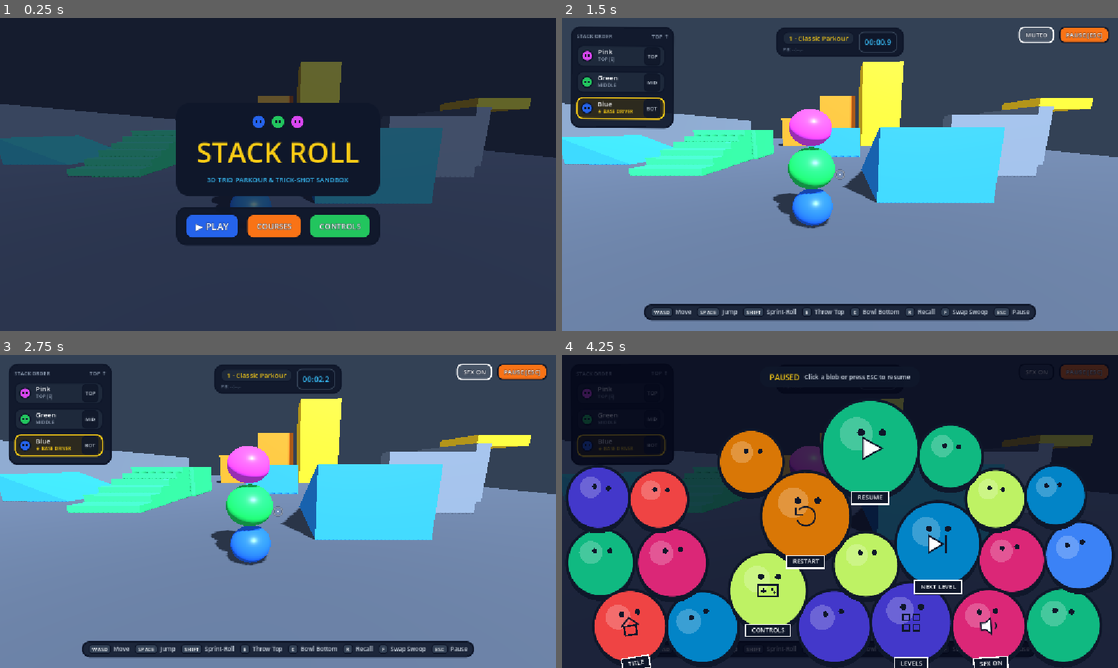
Above: before the commit, frames 1-4 (two rows, left to right).
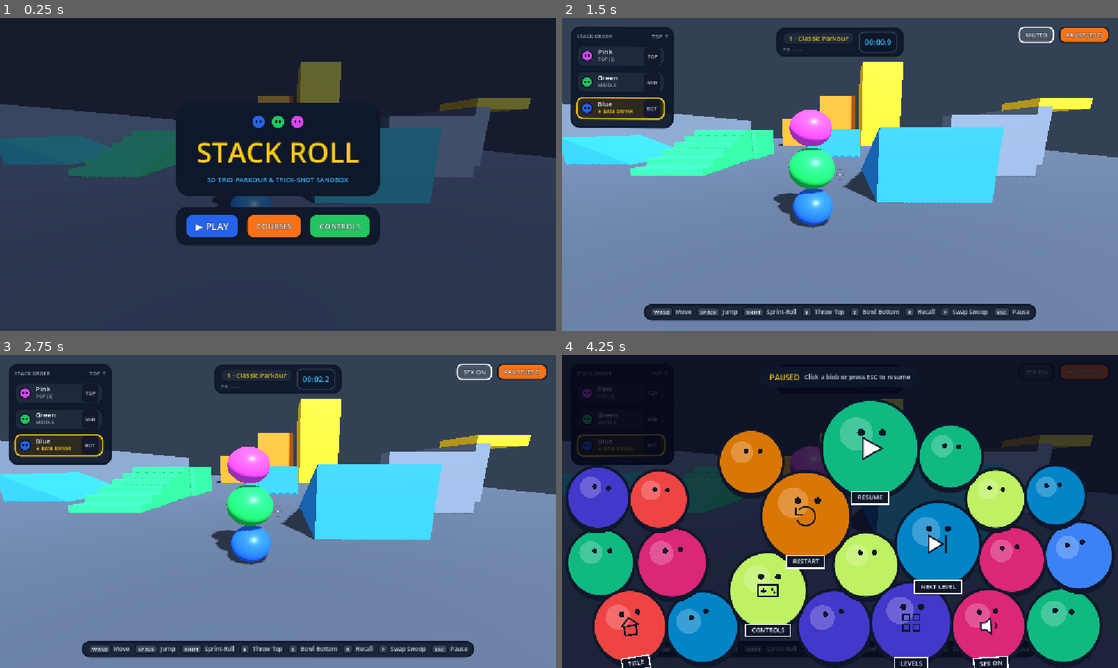
Above: after the commit, the same moments.

Repository: freeeked/godotgame
Game: Godot game, scene res://main.tscn
Same seed, same stepped clock (60 frames per second), same inputs: the game is played once before the commit and once after it.
Inputs (mouse positions are in pixels of both pictures, inside the frame that each line leads up to):
- Up to frame 1 (0.25 s): no input
- Up to frame 2 (1.5 s): click "▶ PLAY" at 0.5 s; click "SFX ON" at 1.25 s
- Up to frame 3 (2.75 s): click "MUTED" at 2 s
- Up to frame 4 (4.25 s): click "PAUSE [ESC]" at 2.75 s; move the mouse to (962, 495) at 3.52 s; hold D (move_right) from 3.53 s (still down); hold Q (center_camera) from 3.53 s (still down); click (962, 495) at 3.67 s; tap Shift (sprint_roll) at 3.8 s

The runs differ from the first frame. In frame 1, 0.2% of the frame differs, in the area x 0-100%, y 14-61%; in frame 2, 0.6%, in the area x 0-100%, y 13-68%; in frame 3, 0.6%; in frame 4, less than 0.1%.

Commit message:
ceiling collision and cinematic cam

Diff:
--- a/scripts/player_stack.gd
+++ b/scripts/player_stack.gd
@@ -122,6 +122,9 @@
 var camera_shake_offset: Vector3 = Vector3.ZERO
 var _camera_shake_vel: Vector3 = Vector3.ZERO
 
+var _stack_hull_shape: CapsuleShape3D = null
+var _stack_hull_node: CollisionShape3D = null
+
 func _ready() -> void:
 	_build_blobs()
 	respawn(Vector3.ZERO)
@@ -229,6 +232,69 @@
 	_active_nodes = _all_nodes.duplicate()
 	_sync_collider_states()
 
+func _get_standing_stack_height() -> float:
+	if _active_nodes.is_empty():
+		return 1.0
+	var bottom := _active_nodes[0]
+	var total_h := bottom.radius * 2.0
+	for i in range(1, _active_nodes.size()):
+		total_h += (_active_nodes[i - 1].radius + _active_nodes[i].radius) * 0.90
+	return total_h
+
+func _can_stand_up() -> bool:
+	if _active_nodes.size() <= 1:
+		return true
+	var bottom := _active_nodes[0]
+	var standing_h := _get_standing_stack_height()
+	var col_r := bottom.radius * 0.82
+	if standing_h <= col_r * 2.05:
+		return true
+
+	var feet_y := bottom.body.global_position.y - bottom.radius * 0.85
+	var check_top_y := feet_y + standing_h - col_r
+	var start_pos := Vector3(bottom.body.global_position.x, feet_y + col_r + 0.05, bottom.body.global_position.z)
+	var motion_y := maxf(0.0, check_top_y - start_pos.y)
+	if motion_y <= 0.01:
+		return true
+
+	var sphere := SphereShape3D.new()
+	sphere.radius = col_r * 0.92
+	var query := PhysicsShapeQueryParameters3D.new()
+	query.shape = sphere
+	query.transform = Transform3D(Basis.IDENTITY, start_pos)
+	query.motion = Vector3(0.0, motion_y, 0.0)
+	query.exclude = _get_all_blob_rids()
+	query.collide_with_areas = false
+	query.collide_with_bodies = true
+
+	var fractions := get_world_3d().direct_space_state.cast_motion(query)
+	return fractions.size() < 2 or fractions[1] >= 0.98
+
+func _update_stack_hull_collider() -> void:
+	if _active_nodes.is_empty():
+		return
+	var bottom := _active_nodes[0]
+	if _stack_hull_node == null:
+		_stack_hull_shape = CapsuleShape3D.new()
+		_stack_hull_node = CollisionShape3D.new()
+		_stack_hull_node.name = "StackHeightHull"
+		_stack_hull_node.shape = _stack_hull_shape
+
+	if _stack_hull_node.get_parent() != bottom.body:
+		if _stack_hull_node.get_parent() != null:
+			_stack_hull_node.get_parent().remove_child(_stack_hull_node)
+		bottom.body.add_child(_stack_hull_node)
+
+	var base_r := bottom.radius * 0.85
+	var standing_h := _get_standing_stack_height()
+	var current_h := lerpf(standing_h, base_r * 2.0, _roll_blend)
+
+	_stack_hull_shape.radius = base_r
+	_stack_hull_shape.height = maxf(base_r * 2.0, current_h)
+	# Keep the bottom of the capsule aligned with the driver's feet so ramps/stairs feel identical
+	_stack_hull_node.position = Vector3(0.0, (_stack_hull_shape.height * 0.5) - base_r, 0.0)
+	_stack_hull_node.disabled = (_stack_swoop_target != null)
+
 func _sync_collider_states() -> void:
 	for idx in range(_active_nodes.size()):
 		var b := _active_nodes[idx]
@@ -239,6 +305,7 @@
 		var dead := _dead_nodes.has(b)
 		b.body.visible = not dead
 		b.col_shape.disabled = dead or b.is_recalling
+	_update_stack_hull_collider()
 
 func is_blob_dead(blob: StackBlob) -> bool:
 	return _dead_nodes.has(blob)
@@ -1591,8 +1658,10 @@
 		if input_dir.length_squared() > 0.0001:
 			input_dir = input_dir.normalized()
 
-	var wants_sprint_roll := _read_sprint_held()
+	var sprint_held := _read_sprint_held()
 	var has_move_input := input_dir.length_squared() > 0.0
+	var forced_crouch := (not sprint_held) and _roll_blend > 0.35 and not _can_stand_up()
+	var wants_sprint_roll := sprint_held or forced_crouch
 
 	if wants_sprint_roll and not _is_sprint_rolling:
 		_is_sprint_rolling = true
@@ -1656,6 +1725,7 @@
 		target_blend = 1.0 if _is_sprint_rolling else 0.0
 
 	_roll_blend = lerpf(_roll_blend, target_blend, 1.0 - exp(-blend_rate * delta))
+	_update_stack_hull_collider()
 
 	if _is_grounded and _leader_vel.y <= 0.0:
 		_launch_momentum_timer = 0.0
@@ -1784,7 +1854,6 @@
 		_update_sprint_roll_followers(delta, speed_stretch, roll_roundness)
 	else:
 		_update_vertical_stack_followers(delta)
-
 func _update_vertical_stack_followers(delta: float) -> void:
 	var line_heading := _active_nodes[0].pivot.rotation.y
 	for i in range(1, _active_nodes.size()):
--- a/scripts/test_main.gd
+++ b/scripts/test_main.gd
@@ -2,36 +2,71 @@
 
 @onready var player_stack: PlayerStack = get_node_or_null("PlayerStack") as PlayerStack
 
-@export_group("Camera Framing & Zoom")
+enum CameraFeelMode {
+	SNAPPY = 0,
+	CINEMATIC_FLUID = 1,
+}
+
+@export_group("Camera Mode & Controls")
+@export var camera_mode: CameraFeelMode = CameraFeelMode.SNAPPY
 @export var orbit_sensitivity: float = 0.0036
 @export var key_orbit_speed: float = 2.2
-@export var follow_distance: float = 7.2
 @export var min_zoom_distance: float = 4.2
 @export var max_zoom_distance: float = 15.0
 @export var zoom_step: float = 0.95
-@export var zoom_smooth_speed: float = 14.0
-@export var shoulder_offset_x: float = 1.05
-@export var pivot_height: float = 1.45
-@export var look_ahead_height: float = 1.85
-@export var look_ahead_forward: float = 2.0
-@export var base_fov: float = 72.0
-@export var boost_fov: float = 80.0
-@export var camera_smooth_speed: float = 18.0
-@export var camera_collision_margin: float = 0.35
+@export var camera_collision_margin: float = 0.45
+
+@export_group("Snappy Camera Tuning")
+@export var snappy_follow_distance: float = 7.2
+@export var snappy_shoulder_offset_x: float = 1.05
+@export var snappy_pivot_height: float = 1.45
+@export var snappy_look_ahead_height: float = 1.85
+@export var snappy_look_ahead_forward: float = 2.0
+@export var snappy_horiz_smooth: float = 22.0
+@export var snappy_vert_smooth: float = 15.0
+@export var snappy_orbit_smooth: float = 40.0
+@export var snappy_zoom_smooth: float = 18.0
+@export var snappy_base_fov: float = 72.0
+@export var snappy_boost_fov: float = 80.0
+
+@export_group("Cinematic Fluid Camera Tuning")
+@export var fluid_follow_distance: float = 8.4
+@export var fluid_shoulder_offset_x: float = 1.25
+@export var fluid_pivot_height: float = 1.65
+@export var fluid_look_ahead_height: float = 2.05
+@export var fluid_look_ahead_forward: float = 3.2
+@export var fluid_velocity_lead: float = 0.16
+@export var fluid_horiz_smooth: float = 7.5
+@export var fluid_vert_smooth: float = 5.2
+@export var fluid_orbit_smooth: float = 11.0
+@export var fluid_zoom_smooth: float = 7.0
+@export var fluid_bank_roll_deg: float = 2.6
+@export var fluid_base_fov: float = 75.0
+@export var fluid_boost_fov: float = 87.0
 
 var _camera_rig: Node3D
 var _camera: Camera3D
 var _hud: GameHUD
-var _yaw: float = 0.0
-var _pitch: float = -0.16
+
+var _target_yaw: float = 0.0
+var _target_pitch: float = -0.16
+var _current_yaw: float = 0.0
+var _current_pitch: float = -0.16
+var _prev_yaw: float = 0.0
+
 var _target_zoom_distance: float = 7.2
 var _current_zoom_distance: float = 7.2
 var _smoothed_anchor: Vector3 = Vector3.ZERO
+var _prev_anchor: Vector3 = Vector3.ZERO
+var _anchor_vel: Vector3 = Vector3.ZERO
+var _smoothed_vel_lead: Vector3 = Vector3.ZERO
+var _smoothed_bank_roll: float = 0.0
 var _has_anchor: bool = false
 var _current_level_idx: int = 0
 
 func _ready() -> void:
-	_target_zoom_distance = clampf(follow_distance, min_zoom_distance, max_zoom_distance)
+	var default_dist := _get_mode_follow_distance()
+	_target_zoom_distance = clampf(default_dist, min_zoom_distance, max_zoom_distance)
 	_current_zoom_distance = _target_zoom_distance
 
 	_setup_lighting_if_needed()
@@ -60,6 +95,13 @@
 			_refresh_stack_hud()
 		)
 		_refresh_stack_hud()
+
+func toggle_camera_mode() -> void:
+	camera_mode = CameraFeelMode.CINEMATIC_FLUID if camera_mode == CameraFeelMode.SNAPPY else CameraFeelMode.SNAPPY
+	_target_zoom_distance = clampf(_get_mode_follow_distance(), min_zoom_distance, max_zoom_distance)
+
+func _get_mode_follow_distance() -> float:
+	return fluid_follow_distance if camera_mode == CameraFeelMode.CINEMATIC_FLUID else snappy_follow_distance
 
 func _refresh_stack_hud() -> void:
 	if _hud != null and player_stack != null:
@@ -117,39 +159,46 @@
 	elif _camera.get_parent() != _camera_rig:
 		_camera.reparent(_camera_rig)
 
-	_camera.fov = base_fov
+	_camera.fov = snappy_base_fov if camera_mode == CameraFeelMode.SNAPPY else fluid_base_fov
 	_camera.current = true
 
-func _resolve_camera_collision(pivot_pos: Vector3, desired_cam_pos: Vector3) -> Vector3:
-	var to_cam := desired_cam_pos - pivot_pos
-	var dist := to_cam.length()
+func _sweep_camera_segment(from_pos: Vector3, to_pos: Vector3, margin: float, exclude_rids: Array[RID]) -> Vector3:
+	var segment := to_pos - from_pos
+	var dist := segment.length()
 	if dist <= 0.001:
-		return desired_cam_pos
-
-	var dir := to_cam / dist
+		return from_pos
+
+	var dir := segment / dist
+	var sphere := SphereShape3D.new()
+	sphere.radius = margin
+
+	var query := PhysicsShapeQueryParameters3D.new()
+	query.shape = sphere
+	query.transform = Transform3D(Basis.IDENTITY, from_pos)
+	query.motion = dir * dist
+	query.exclude = exclude_rids
+	query.collide_with_areas = false
+	query.collide_with_bodies = true
+
+	var fractions := get_world_3d().direct_space_state.cast_motion(query)
+	if fractions.size() >= 2:
+		# Never clamp above 0.0 so a wall right against the player pulls the shoulder/camera cleanly inside
+		var safe_t := clampf(fractions[1] - 0.02, 0.0, 1.0)
+		return from_pos + dir * (dist * safe_t)
+
+	return to_pos
+
+func _resolve_wall_safe_camera(center_pivot: Vector3, desired_shoulder_pivot: Vector3, desired_cam_pos: Vector3) -> Vector3:
 	var exclude_rids: Array[RID] = []
 	if player_stack != null:
 		for child in player_stack.get_children():
 			if child is CollisionObject3D:
 				exclude_rids.append((child as CollisionObject3D).get_rid())
 
-	var sphere := SphereShape3D.new()
-	sphere.radius = camera_collision_margin
-
-	var query := PhysicsShapeQueryParameters3D.new()
-	query.shape = sphere
-	query.transform = Transform3D(Basis.IDENTITY, pivot_pos)
-	query.motion = dir * dist
-	query.exclude = exclude_rids
-	query.collide_with_areas = false
-	query.collide_with_bodies = true
-
-	var fractions := get_world_3d().direct_space_state.cast_motion(query)
-	if fractions.size() >= 2:
-		var safe_t := maxf(0.22, fractions[1] - 0.03)
-		return pivot_pos + dir * (dist * safe_t)
-
-	return desired_cam_pos
+	# Stage 1: Sweep from player center out to shoulder offset so shoulder never clips through a wall
+	var safe_shoulder := _sweep_camera_segment(center_pivot, desired_shoulder_pivot, camera_collision_margin, exclude_rids)
+	# Stage 2: Sweep from safe shoulder position back to desired camera position
+	return _sweep_camera_segment(safe_shoulder, desired_cam_pos, camera_collision_margin, exclude_rids)
 
 func _unhandled_input(event: InputEvent) -> void:
 	if event is InputEventKey and event.pressed and not event.echo:
@@ -162,8 +211,8 @@
 		return
 
 	if event is InputEventMouseMotion and Input.mouse_mode == Input.MOUSE_MODE_CAPTURED:
-		_yaw -= event.relative.x * orbit_sensitivity
-		_pitch = clampf(_pitch - event.relative.y * orbit_sensitivity, -0.75, 0.85)
+		_target_yaw -= event.relative.x * orbit_sensitivity
+		_target_pitch = clampf(_target_pitch - event.relative.y * orbit_sensitivity, -0.75, 0.85)
 	elif event is InputEventMouseButton and event.pressed:
 		if event.button_index == MOUSE_BUTTON_LEFT:
 			if Input.mouse_mode != Input.MOUSE_MODE_CAPTURED:
@@ -173,10 +222,12 @@
 		elif event.button_index == MOUSE_BUTTON_WHEEL_DOWN:
 			_target_zoom_distance = clampf(_target_zoom_distance + zoom_step, min_zoom_distance, max_zoom_distance)
 	elif event is InputEventKey and event.pressed and not event.echo:
-		if event.physical_keycode == KEY_Q or (InputMap.has_action("center_camera") and event.is_action_pressed("center_camera")):
-			_yaw = 0.0
-			_pitch = -0.16
-			_target_zoom_distance = clampf(follow_distance, min_zoom_distance, max_zoom_distance)
+		if event.physical_keycode == KEY_V or event.physical_keycode == KEY_TAB:
+			toggle_camera_mode()
+		elif event.physical_keycode == KEY_Q or (InputMap.has_action("center_camera") and event.is_action_pressed("center_camera")):
+			_target_yaw = 0.0
+			_target_pitch = -0.16
+			_target_zoom_distance = clampf(_get_mode_follow_distance(), min_zoom_distance, max_zoom_distance)
 
 func _physics_process(delta: float) -> void:
 	if player_stack == null:
@@ -202,57 +253,98 @@
 			if Input.is_physical_key_pressed(KEY_K):
 				orbit_y += 1.0
 
-		_yaw += orbit_x * key_orbit_speed * delta
-		_pitch = clampf(_pitch + orbit_y * key_orbit_speed * delta, -0.75, 0.85)
-
-		player_stack.step_stack(delta, _yaw, _camera)
-
-	_current_zoom_distance = lerpf(_current_zoom_distance, _target_zoom_distance, 1.0 - exp(-zoom_smooth_speed * delta))
-	var zoom_ratio := clampf(_current_zoom_distance / maxf(0.1, follow_distance), 0.65, 1.85)
-
-	var target_anchor := player_stack.get_leader_position()
+		_target_yaw += orbit_x * key_orbit_speed * delta
+		_target_pitch = clampf(_target_pitch + orbit_y * key_orbit_speed * delta, -0.75, 0.85)
+
+		player_stack.step_stack(delta, _target_yaw, _camera)
+
+	var is_fluid := camera_mode == CameraFeelMode.CINEMATIC_FLUID
+	var mode_dist := fluid_follow_distance if is_fluid else snappy_follow_distance
+	var mode_shoulder := fluid_shoulder_offset_x if is_fluid else snappy_shoulder_offset_x
+	var mode_pivot_h := fluid_pivot_height if is_fluid else snappy_pivot_height
+	var mode_look_h := fluid_look_ahead_height if is_fluid else snappy_look_ahead_height
+	var mode_look_fwd := fluid_look_ahead_forward if is_fluid else snappy_look_ahead_forward
+	var h_smooth := fluid_horiz_smooth if is_fluid else snappy_horiz_smooth
+	var v_smooth := fluid_vert_smooth if is_fluid else snappy_vert_smooth
+	var orbit_smooth := fluid_orbit_smooth if is_fluid else snappy_orbit_smooth
+	var zoom_smooth := fluid_zoom_smooth if is_fluid else snappy_zoom_smooth
+	var base_fov := fluid_base_fov if is_fluid else snappy_base_fov
+	var boost_fov := fluid_boost_fov if is_fluid else snappy_boost_fov
+
+	_current_yaw = lerp_angle(_current_yaw, _target_yaw, 1.0 - exp(-orbit_smooth * delta))
+	_current_pitch = lerpf(_current_pitch, _target_pitch, 1.0 - exp(-orbit_smooth * delta))
+	_current_zoom_distance = lerpf(_current_zoom_distance, _target_zoom_distance, 1.0 - exp(-zoom_smooth * delta))
+	var zoom_ratio := clampf(_current_zoom_distance / maxf(0.1, mode_dist), 0.65, 1.85)
+
+	var raw_anchor := player_stack.get_leader_position()
 	if not _has_anchor:
-		_smoothed_anchor = target_anchor
+		_smoothed_anchor = raw_anchor
+		_prev_anchor = raw_anchor
+		_anchor_vel = Vector3.ZERO
 		_has_anchor = true
 	else:
-		var h_t := 1.0 - exp(-camera_smooth_speed * delta)
-		var v_t := 1.0 - exp(-(camera_smooth_speed * 0.72) * delta)
-		_smoothed_anchor.x = lerpf(_smoothed_anchor.x, target_anchor.x, h_t)
-		_smoothed_anchor.z = lerpf(_smoothed_anchor.z, target_anchor.z, h_t)
-		_smoothed_anchor.y = lerpf(_smoothed_anchor.y, target_anchor.y, v_t)
+		var inst_vel := (raw_anchor - _prev_anchor) / maxf(0.0001, delta)
+		_prev_anchor = raw_anchor
+		_anchor_vel = _anchor_vel.lerp(inst_vel, 1.0 - exp(-10.0 * delta))
+
+		var h_t := 1.0 - exp(-h_smooth * delta)
+		var v_t := 1.0 - exp(-v_smooth * delta)
+		_smoothed_anchor.x = lerpf(_smoothed_anchor.x, raw_anchor.x, h_t)
+		_smoothed_anchor.z = lerpf(_smoothed_anchor.z, raw_anchor.z, h_t)
+		_smoothed_anchor.y = lerpf(_smoothed_anchor.y, raw_anchor.y, v_t)
 
 	var shake := player_stack.camera_shake_offset
-	var yaw_basis := Basis(Vector3.UP, _yaw)
+	var yaw_basis := Basis(Vector3.UP, _current_yaw)
 	var right_vec := yaw_basis.x
 	var forward_vec := -yaw_basis.z
 
-	var active_shoulder := shoulder_offset_x * lerpf(0.82, 1.25, clampf((zoom_ratio - 0.65) / 1.2, 0.0, 1.0))
-	var up_aim_lift := maxf(0.0, _pitch) * 0.95
-	var rig_pos := (
+	# Cinematic velocity lead & subtle banking roll
+	var target_vel_lead := Vector3.ZERO
+	var target_bank := 0.0
+	if is_fluid:
+		var horiz_vel := Vector3(_anchor_vel.x, 0.0, _anchor_vel.z)
+		target_vel_lead = horiz_vel * fluid_velocity_lead
+		var strafe_speed := horiz_vel.dot(right_vec)
+		var yaw_rate := clampf(wrapf(_current_yaw - _prev_yaw, -PI, PI) / maxf(0.0001, delta), -4.0, 4.0)
+		target_bank = deg_to_rad(clampf(-strafe_speed * 0.16 - yaw_rate * 0.45, -fluid_bank_roll_deg, fluid_bank_roll_deg))
+	_prev_yaw = _current_yaw
+
+	_smoothed_vel_lead = _smoothed_vel_lead.lerp(target_vel_lead, 1.0 - exp(-6.5 * delta))
+	_smoothed_bank_roll = lerpf(_smoothed_bank_roll, target_bank, 1.0 - exp(-8.0 * delta))
+
+	var active_shoulder := mode_shoulder * lerpf(0.82, 1.25, clampf((zoom_ratio - 0.65) / 1.2, 0.0, 1.0))
+	var up_aim_lift := maxf(0.0, _current_pitch) * 0.95
+
+	# Center pivot stays strictly inside the stack's XZ column so wall sweeps never start outside the map
+	var center_pivot := raw_anchor + Vector3.UP * (mode_pivot_h + up_aim_lift)
+	var desired_shoulder_pivot := (
 		_smoothed_anchor
-		+ Vector3.UP * (pivot_height + up_aim_lift)
+		+ _smoothed_vel_lead * 0.45
+		+ Vector3.UP * (mode_pivot_h + up_aim_lift)
 		+ right_vec * active_shoulder
 		+ shake
 	)
 
-	var rot := Basis.from_euler(Vector3(_pitch, _yaw, 0.0))
-	var dyn_dist := _current_zoom_distance + (0.95 if player_stack.is_high_speed_state() else 0.0)
-	var desired_offset := rot * Vector3(0.0, 0.0, dyn_dist)
-	var desired_cam_pos := rig_pos + desired_offset
-	var safe_cam_pos := _resolve_camera_collision(rig_pos, desired_cam_pos)
-
-	var pitch_aim_y := tan(_pitch) * 7.2
+	var rot := Basis.from_euler(Vector3(_current_pitch, _current_yaw, 0.0))
+	var dyn_dist := _current_zoom_distance + ((1.45 if is_fluid else 0.95) if player_stack.is_high_speed_state() else 0.0)
+	var desired_cam_pos := desired_shoulder_pivot + rot * Vector3(0.0, 0.0, dyn_dist)
+	var safe_cam_pos := _resolve_wall_safe_camera(center_pivot, desired_shoulder_pivot, desired_cam_pos)
+
+	var pitch_aim_y := tan(_current_pitch) * 7.2
 	var look_target := (
 		_smoothed_anchor
-		+ Vector3.UP * (look_ahead_height + pitch_aim_y)
+		+ _smoothed_vel_lead
+		+ Vector3.UP * (mode_look_h + pitch_aim_y)
 		+ right_vec * (active_shoulder * 0.9)
-		+ forward_vec * look_ahead_forward
+		+ forward_vec * mode_look_fwd
 		+ shake * 0.6
 	)
 
-	_camera_rig.global_position = rig_pos
+	_camera_rig.global_position = desired_shoulder_pivot
 	_camera.global_position = safe_cam_pos
 	_camera.look_at(look_target, Vector3.UP)
+	if absf(_smoothed_bank_roll) > 0.0001:
+		_camera.rotate_object_local(Vector3.FORWARD, _smoothed_bank_roll)
 
 	var target_fov := boost_fov if player_stack.is_high_speed_state() else base_fov
-	_camera.fov = lerpf(_camera.fov, target_fov, 1.0 - exp(-10.0 * delta))
+	_camera.fov = lerpf(_camera.fov, target_fov, 1.0 - exp(-(6.5 if is_fluid else 11.0) * delta))
